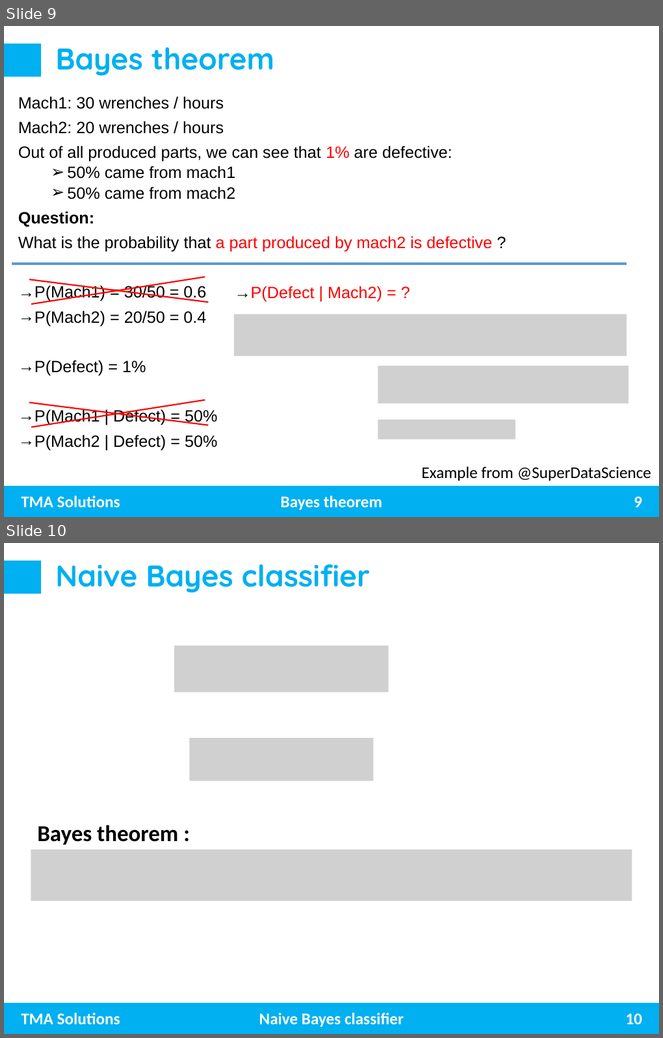
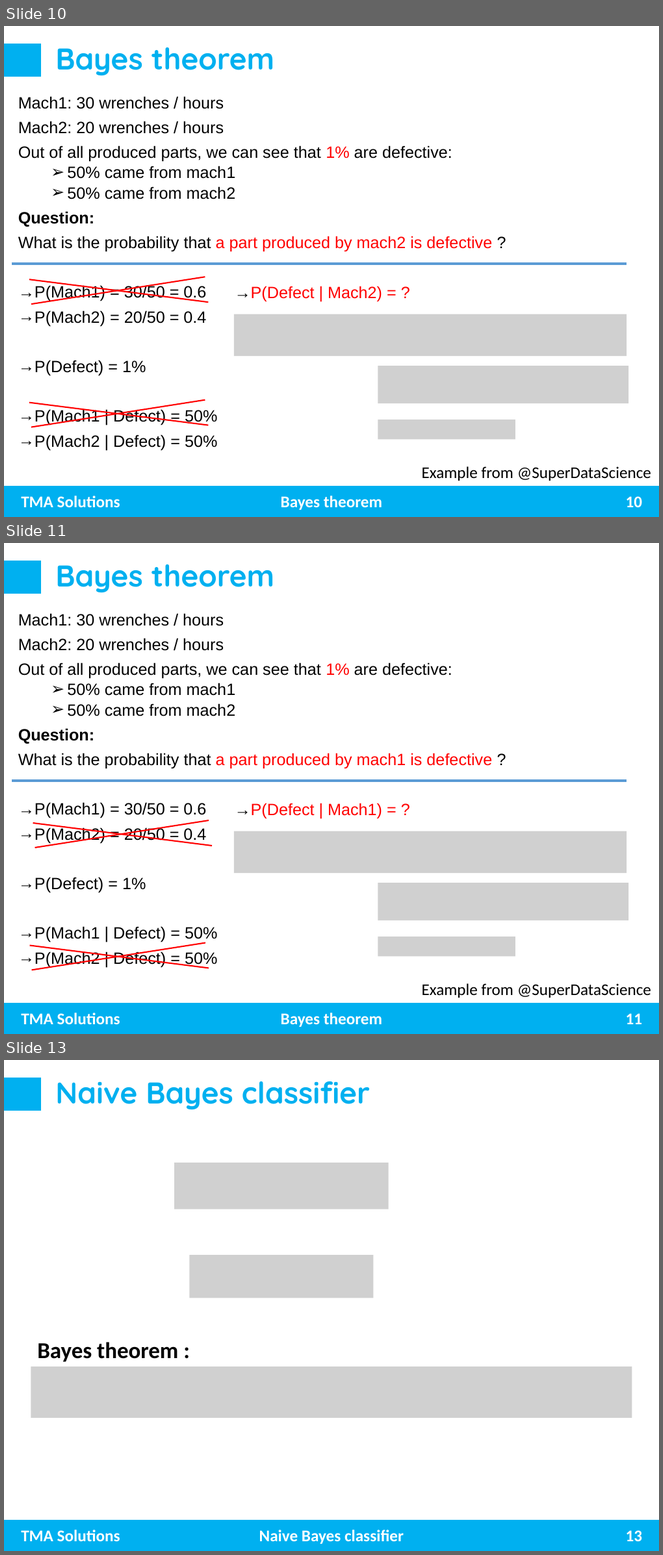
Before and after one commit to trungnghia2009/MachineLearning, a slide deck: Naive Bayes.pptx. Shown one above the other, each under a label of ours: slides 9 and 10 before the commit, slides 10, 11 and 13 after it; the slides between them are not shown. The pictures are 663x1038 and 663x1555 pixels, drawn with LibreOffice and Linux fonts; fonts in the diff are those of the drawing; grey boxes stand for pictures. Boxes give left, top, right and bottom in pixels: in the first picture for what was removed or moved away, otherwise in the second. Text is boxed around its words. In the diff, an @@ line names an element or a change of style, - is before the commit and + after.

Commit message:
update naive Bayes

```diff
--- a/Naive Bayes.pptx
+++ b/Naive Bayes.pptx
@@ slide 11 added at (4,543,659,1034), background #FFFFFF; not listed: 3 template elements that a slide beside it also shows @@
@@ title added at (55,564,274,593), 33 pt, text #00B0F0, bold @@
+Bayes theorem
@@ text added at (18,613,492,967), 18 pt, text #000000 @@
+Mach1: 30 wrenches / hours
+Mach2: 20 wrenches / hours
+Out of all produced parts, we can see that 1% are defective:
+  ➢ 50% came from mach1
+  ➢ 50% came from mach2
+Question:
+What is the probability that a part produced by mach1 is defective ?
+→P(Mach1) = 30/50 = 0.6
+→ P(Mach2) = 20/50 = 0.4
+→ P(Defect) = 1%
+→ P(Mach1 | Defect) = 50%
+→ P(Mach2 | Defect) = 50%
@@ line added from (12, 781) to (627, 781), #5B9BD5 3 pt @@
@@ text added at (235,803,382,819), 18 pt, text #FF0000 @@
+→P(Defect | Mach1) = ?
@@ line added from (33, 823) to (212, 846), #FF0000 1.5 pt @@
@@ line added from (209, 821) to (35, 848), #FF0000 1.5 pt @@
@@ picture added at (234,832,627,873) @@
@@ picture added at (378,883,629,921) @@
@@ line added from (29, 946) to (209, 968), #FF0000 1.5 pt @@
@@ line added from (206, 943) to (31, 970), #FF0000 1.5 pt @@
@@ picture added at (378,937,516,956) @@
@@ text added at (422,984,651,998), 18 pt, text #000000 @@
+Example from @SuperDataScience
@@ text added at (281,1013,382,1027), 18 pt, text #FFFFFF, bold @@
+Bayes theorem
@@ page number added at (626,1014,643,1025), 18 pt, text #FFFFFF, bold @@
+11
@@ what was slide 9 is now slide 10 @@
@@ page number at (626,497,643,508): text changed @@
-9
+10
@@ what was slide 10 is now slide 13 @@
@@ page number at (626,1531,643,1542): text changed @@
-10
+13
```
Also in this commit, not shown: 9 slides changed, 6 other slides added.
